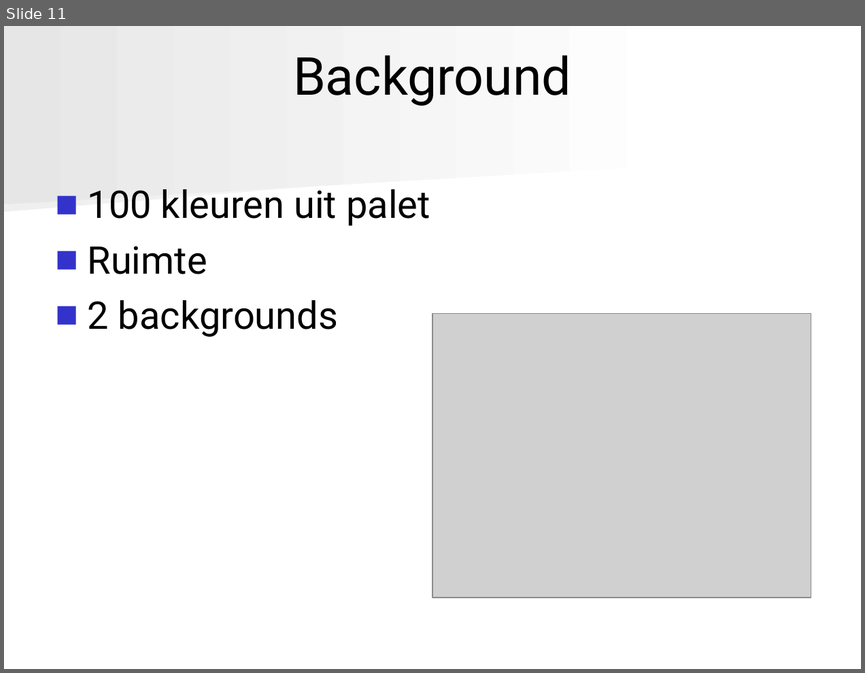
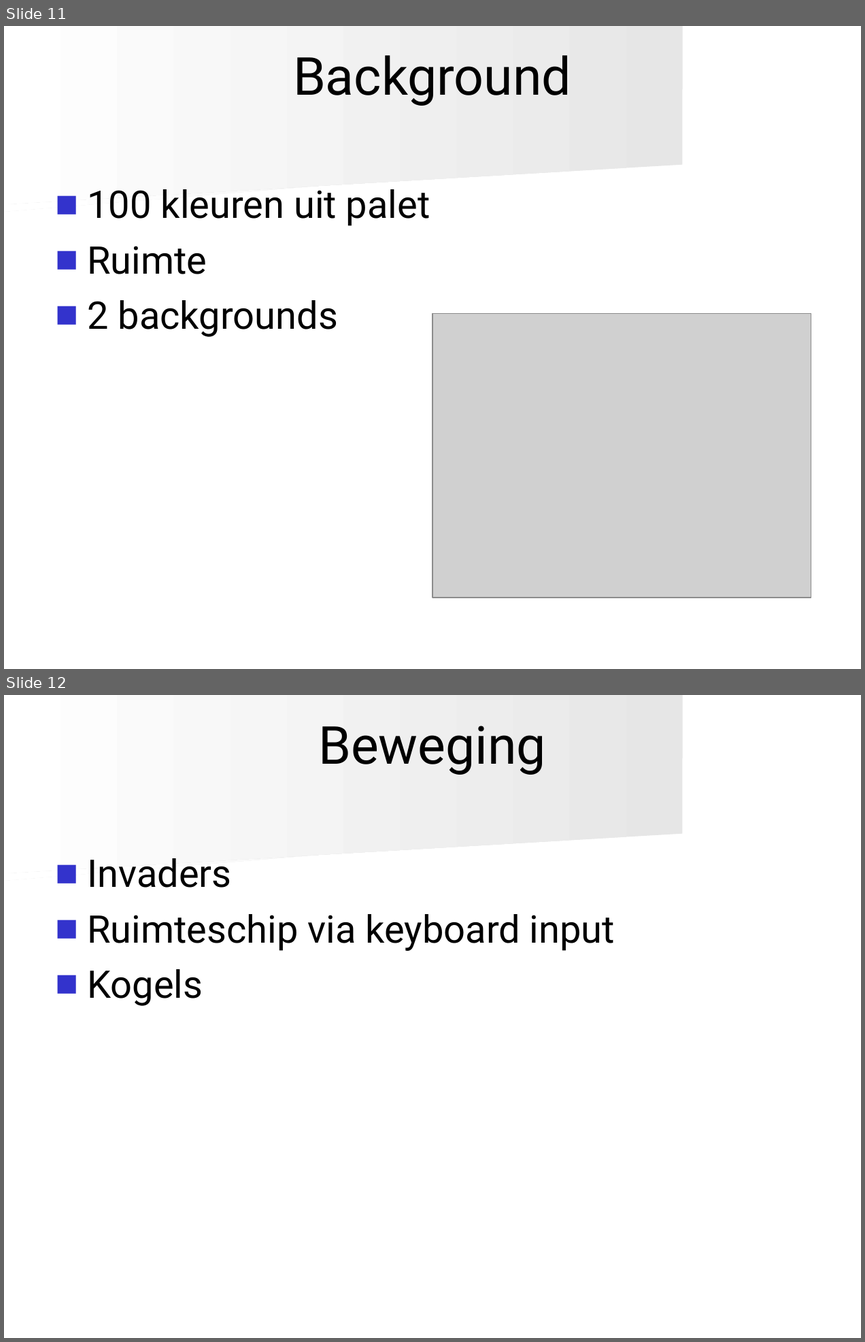
Before and after one commit to angryzor/space_invaders_8086, a slide deck: Presentatie.ppt. Shown one above the other, each under a label of ours: slide 11 before the commit, slides 11 and 12 after it. The pictures are 865x673 and 865x1342 pixels, drawn with LibreOffice and Linux fonts; fonts in the diff are those of the drawing; grey boxes stand for pictures. Boxes give left, top, right and bottom in pixels: in the first picture for what was removed or moved away, otherwise in the second. Text is boxed around its words. In the diff, an @@ line names an element or a change of style, - is before the commit and + after.

```diff
--- a/Presentatie.ppt
+++ b/Presentatie.ppt
@@ slide 12 added at box(4, 695, 861, 1338), background #FFFFFF; not listed: 2 template elements that a slide beside it also shows @@
@@ title added at box(318, 726, 546, 775), 44 pt, text #000000 @@
+Beweging
@@ text added at box(87, 858, 615, 1006), 32 pt, text #000000 @@
+■ Invaders
+■ Ruimteschip via keyboard input
+■ Kogels
@@ slide 11 changed as well @@
@@ freeform shape at box(4, 26, 683, 204): fill gradient #FFFFFF to #E6E6E6 to gradient #E6E6E6 to #FFFFFF @@
@@ freeform shape at box(4, 112, 672, 211): fill gradient #FFFFFF to #EFEFEF to gradient #EFEFEF to #FFFFFF @@
@@ text "100 kleuren uit palet" at box(87, 189, 430, 337): indent changed @@
```
Also in this commit, not shown: 45 other slides changed.
